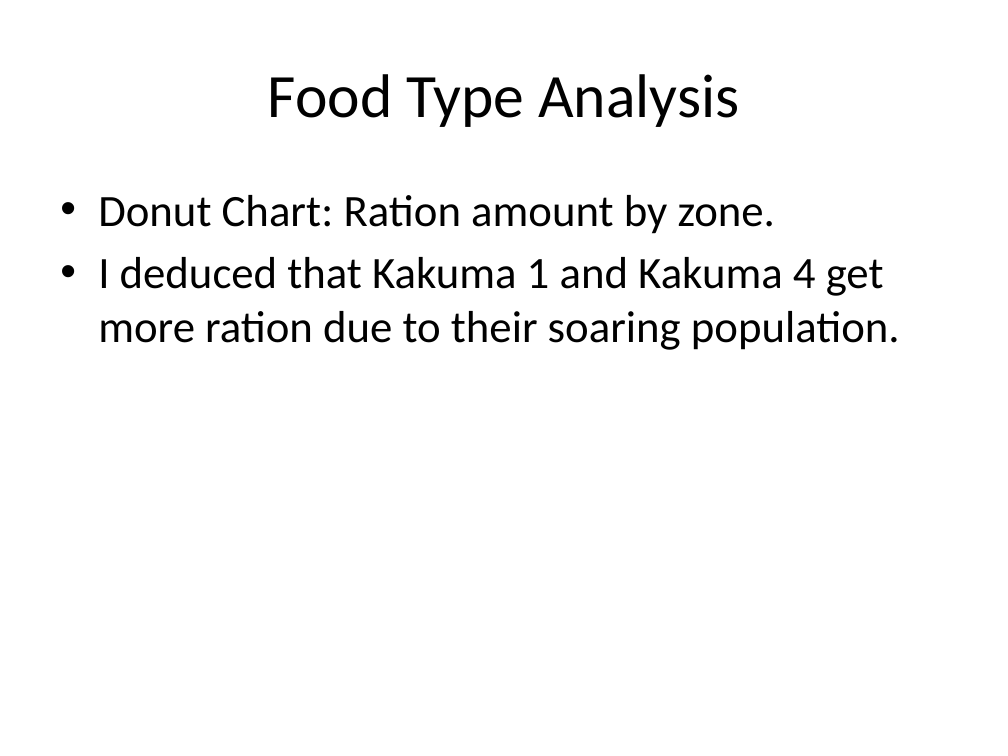
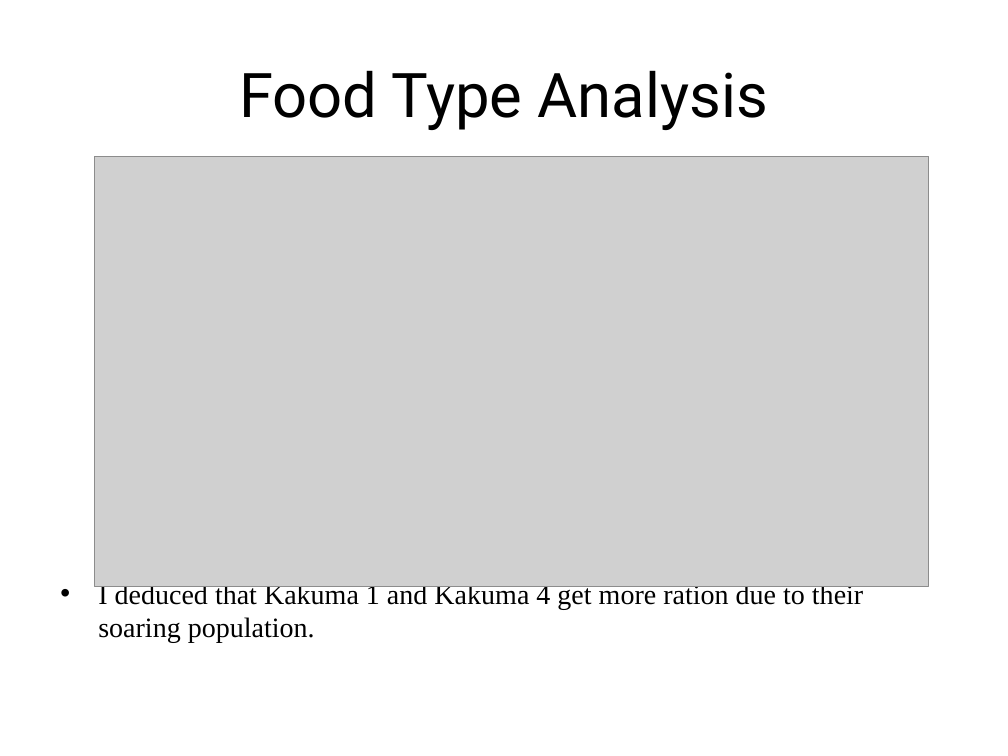
Before and after one commit to JavierWolvie/Data-Analytics, a slide deck: slide 10 of TABLEAU/Kakuma_Food_Distribution_Analysis_Presentation.pptx (slide 11 before the commit). Drawn at 1008x756 pixels with LibreOffice and Linux fonts; fonts in the diff are those of the drawing; grey boxes stand for pictures. Boxes give left, top, right and bottom in pixels: in the first picture for what was removed or moved away, otherwise in the second. Text is boxed around its words. In the diff, an @@ line names an element or a change of style, - is before the commit and + after.

```diff
--- a/TABLEAU/Kakuma_Food_Distribution_Analysis_Presentation.pptx
+++ b/TABLEAU/Kakuma_Food_Distribution_Analysis_Presentation.pptx
@@ title "Food Type Analysis" at (x1=239, y1=70, x2=768, y2=130): font Calibri to Roboto @@
@@ picture added at (x1=95, y1=156, x2=929, y2=587) @@
@@ text at (x1=98, y1=195, x2=775, y2=234): paragraph removed @@
-• Donut Chart: Ration amount by zone.
@@ text "I deduced that Kakuma 1 ..." moved from (x1=98, y1=195, x2=900, y2=350) to (x1=98, y1=582, x2=863, y2=643) @@
@@ text "I deduced that Kakuma 1 ..." at (x1=98, y1=582, x2=863, y2=643): size 32 to 20 pt, font Calibri to Times New Roman; less space between paragraphs @@
```
Also in this commit, not shown: 10 other slides changed, 2 slides added, 3 slides removed.
